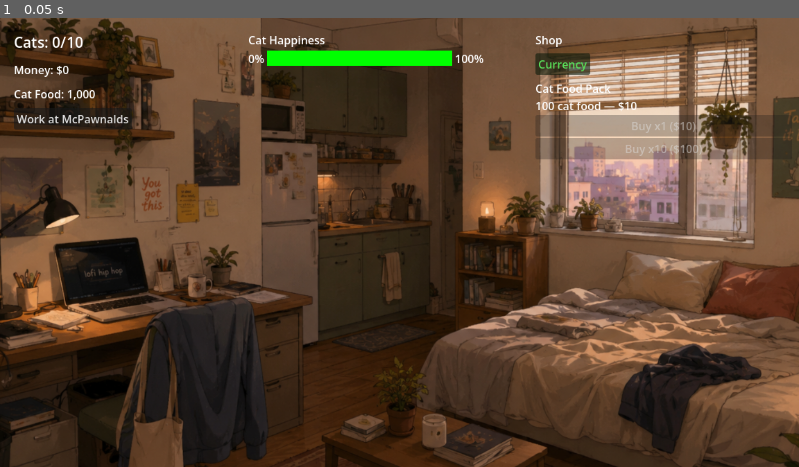
Above: before the commit, frame 1.
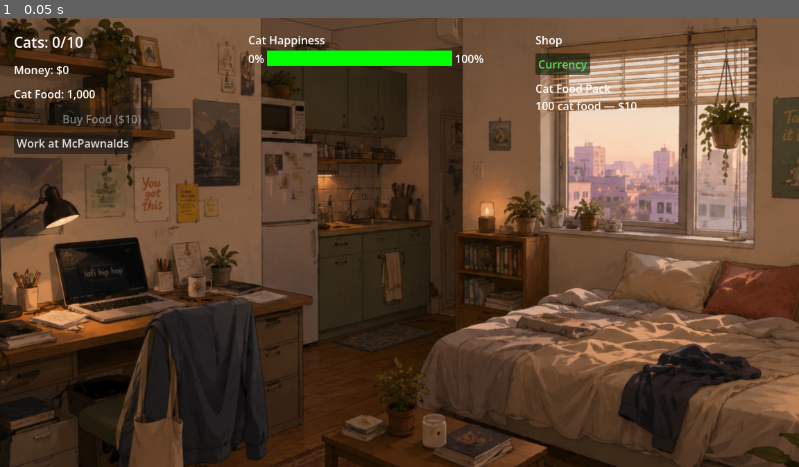
Above: after the commit, the same moment.

Repository: jaggasaurus-rex/cat-idler
Game: Godot game, scene res://scenes/Main.tscn
Two runs of this game, one before a commit and one after it. Both use one fixed random seed, a clock stepped at 60 frames per second and the inputs below.
Inputs:
- Up to frame 1 (0.05 s): no input

The runs differ from the first frame. In frame 1, 3.3% of the frame differs, in the area x 1-100%, y 20-32%.

Commit message:
Move cat food and token buy buttons to HUD; remove x10 shop buttons
Buy Food ($10) and Buy Tokens ($20) are now inline with their HUD
labels rather than inside the Currency shop tab. The x10 buttons are
removed entirely. After the matching automation upgrade is purchased,
each button's label gains an ∞ suffix via a one-way latch in _process().

Co-Authored-By: Claude Sonnet 4.6 <noreply@anthropic.com>

Diff:
--- a/scenes/Main.gd
+++ b/scenes/Main.gd
@@ -26,12 +26,10 @@
 @onready var upgrades_tab_content: VBoxContainer = $ShopPanel/UpgradesTabContent
 @onready var home_tab_content: VBoxContainer = $ShopPanel/HomeTabContent
 @onready var cat_food_label: Label = $CatFoodLabel
-@onready var buy_cat_food_x1_button: Button = $ShopPanel/CurrencyTabContent/CatFoodItem/BuyCatFoodX1Button
-@onready var buy_cat_food_x10_button: Button = $ShopPanel/CurrencyTabContent/CatFoodItem/BuyCatFoodX10Button
+@onready var buy_cat_food_button: Button = $BuyCatFoodButton
 @onready var tokens_label: Label = $TokensLabel
+@onready var buy_tokens_button: Button = $BuyTokensButton
 @onready var token_pack_item: VBoxContainer = $ShopPanel/CurrencyTabContent/TokenPackItem
-@onready var buy_token_x1_button: Button = $ShopPanel/CurrencyTabContent/TokenPackItem/BuyTokenX1Button
-@onready var buy_token_x10_button: Button = $ShopPanel/CurrencyTabContent/TokenPackItem/BuyTokenX10Button
 @onready var bot_manager_item: VBoxContainer = $ShopPanel/UpgradesTabContent/BotManagerItem
 @onready var bot_manager_desc_label: Label = $ShopPanel/UpgradesTabContent/BotManagerItem/BotManagerDescLabel
 @onready var buy_bot_manager_button: Button = $ShopPanel/UpgradesTabContent/BotManagerItem/BuyBotManagerButton
@@ -75,6 +73,8 @@
 var _cat_crusher_popup_shown: bool = false
 var _happiness_fill_style: StyleBoxFlat
 var _active_tab: Tab = Tab.CURRENCY
+var _cat_food_button_auto_set: bool = false
+var _tokens_button_auto_set: bool = false
 
 
 func _ready() -> void:
@@ -133,17 +133,22 @@
 		get_tree().paused = true
 
 	cat_food_label.text = "Cat Food: " + Util.format_number(GameState.cat_food)
-	buy_cat_food_x1_button.disabled = GameState.money < Config.cat_food_pack_cost
-	buy_cat_food_x10_button.disabled = GameState.money < Config.cat_food_pack_cost
-
-	# One-way latch — tokens label and token shop item appear on first bot purchase
+	buy_cat_food_button.disabled = GameState.money < Config.cat_food_pack_cost
+	if GameState.auto_feeder_purchased and not _cat_food_button_auto_set:
+		_cat_food_button_auto_set = true
+		buy_cat_food_button.text = "Buy Food ($10) ∞"
+
+	# One-way latch — tokens label, buy button, and token shop item appear on first bot purchase
 	if GameState.tokens_shop_unlocked and not tokens_label.visible:
 		tokens_label.visible = true
+		buy_tokens_button.visible = true
 		token_pack_item.visible = true
 
 	tokens_label.text = "Tokens: " + Util.format_number(GameState.tokens)
-	buy_token_x1_button.disabled = GameState.money < Config.token_pack_cost
-	buy_token_x10_button.disabled = GameState.money < Config.token_pack_cost
+	buy_tokens_button.disabled = GameState.money < Config.token_pack_cost
+	if GameState.bot_manager_purchased and not _tokens_button_auto_set:
+		_tokens_button_auto_set = true
+		buy_tokens_button.text = "Buy Tokens ($20) ∞"
 
 	# One-way latch — Upgrades tab reveals when either of its items unlocks
 	if (GameState.bot_manager_unlocked or GameState.auto_feeder_unlocked) and not upgrades_tab_button.visible:
@@ -282,16 +287,8 @@
 	GameState.buy_cat_food_pack(1)
 
 
-func _on_buy_cat_food_x10_button_pressed() -> void:
-	GameState.buy_cat_food_pack(10)
-
-
 func _on_buy_token_x1_button_pressed() -> void:
 	GameState.buy_tokens(1)
-
-
-func _on_buy_token_x10_button_pressed() -> void:
-	GameState.buy_tokens(10)
 
 
 func _on_starvation_popup_ok_pressed() -> void:
@@ -442,8 +439,8 @@
 	var vp_rect: Rect2 = get_viewport_rect()
 	var ui_nodes: Array[Control] = [
 		shop_panel, happiness_bar_container, money_label, cats_label,
-		cat_food_label, earn_money_button, purchase_cat_button,
-		only_paws_button, manager_bot_button, bots_rate_label, tokens_label,
+		cat_food_label, buy_cat_food_button, earn_money_button, purchase_cat_button,
+		only_paws_button, manager_bot_button, bots_rate_label, tokens_label, buy_tokens_button,
 	]
 	var ui_rects: Array[Rect2] = []
 	for node: Control in ui_nodes:
--- a/scenes/Main.tscn
+++ b/scenes/Main.tscn
@@ -48,39 +48,47 @@
 offset_bottom = 128.0
 text = "Cat Food: 1000"
 
+[node name="BuyCatFoodButton" type="Button" parent="." unique_id=400000007]
+layout_mode = 0
+offset_left = 20.0
+offset_top = 130.0
+offset_right = 275.0
+offset_bottom = 160.0
+text = "Buy Food ($10)"
+
 [node name="EarnMoneyButton" type="Button" parent="." unique_id=1094360717]
 layout_mode = 0
 offset_left = 20.0
-offset_top = 130.0
+offset_top = 165.0
 offset_right = 185.0
-offset_bottom = 160.0
+offset_bottom = 195.0
 text = "Work at McPawnalds"
 
 [node name="PurchaseCatButton" type="Button" parent="." unique_id=375900732]
 visible = false
 layout_mode = 0
 offset_left = 20.0
-offset_top = 170.0
+offset_top = 205.0
 offset_right = 275.0
-offset_bottom = 200.0
+offset_bottom = 235.0
 text = "Purchase Cat ($5)"
 
 [node name="OnlyPawsButton" type="Button" parent="." unique_id=519044290]
 visible = false
 layout_mode = 0
 offset_left = 20.0
-offset_top = 210.0
+offset_top = 245.0
 offset_right = 275.0
-offset_bottom = 240.0
+offset_bottom = 275.0
 text = "Sell pics on OnlyPaws"
 
 [node name="OnlyPawsIncomeLabel" type="Label" parent="." unique_id=1013931731]
 visible = false
 layout_mode = 0
 offset_left = 20.0
-offset_top = 245.0
+offset_top = 280.0
 offset_right = 350.0
-offset_bottom = 270.0
+offset_bottom = 305.0
 text = "OnlyPaws: $0/sec"
 
 [node name="OnlyPawsInfoPanel" type="PanelContainer" parent="." unique_id=820538870]
@@ -102,28 +110,37 @@
 visible = false
 layout_mode = 0
 offset_left = 20.0
-offset_top = 280.0
+offset_top = 315.0
 offset_right = 360.0
-offset_bottom = 310.0
+offset_bottom = 345.0
 text = "OnlyPaws Manager-Bot ($50.00)"
 
 [node name="BotsRateLabel" type="Label" parent="." unique_id=982341620]
 visible = false
 layout_mode = 0
 offset_left = 20.0
-offset_top = 315.0
+offset_top = 350.0
 offset_right = 400.0
-offset_bottom = 340.0
+offset_bottom = 375.0
 text = "Bots: 0 | Rate: $0.00/sec"
 
 [node name="TokensLabel" type="Label" parent="." unique_id=400000010]
 visible = false
 layout_mode = 0
 offset_left = 20.0
-offset_top = 350.0
-offset_right = 300.0
-offset_bottom = 375.0
+offset_top = 385.0
+offset_right = 300.0
+offset_bottom = 410.0
 text = "Tokens: 0"
+
+[node name="BuyTokensButton" type="Button" parent="." unique_id=400000016]
+visible = false
+layout_mode = 0
+offset_left = 20.0
+offset_top = 415.0
+offset_right = 275.0
+offset_bottom = 445.0
+text = "Buy Tokens ($20)"
 
 [node name="HappinessBarContainer" type="VBoxContainer" parent="." unique_id=400000050]
 layout_mode = 0
@@ -216,13 +233,6 @@
 text = "100 cat food — $10"
 autowrap_mode = 3
 
-[node name="BuyCatFoodX1Button" type="Button" parent="ShopPanel/CurrencyTabContent/CatFoodItem" unique_id=400000005]
-layout_mode = 2
-text = "Buy x1 ($10)"
-
-[node name="BuyCatFoodX10Button" type="Button" parent="ShopPanel/CurrencyTabContent/CatFoodItem" unique_id=400000006]
-layout_mode = 2
-text = "Buy x10 ($100)"
 
 [node name="TokenPackItem" type="VBoxContainer" parent="ShopPanel/CurrencyTabContent" unique_id=400000011]
 visible = false
@@ -238,13 +248,6 @@
 text = "100 tokens — $20"
 autowrap_mode = 3
 
-[node name="BuyTokenX1Button" type="Button" parent="ShopPanel/CurrencyTabContent/TokenPackItem" unique_id=400000014]
-layout_mode = 2
-text = "Buy x1 ($20)"
-
-[node name="BuyTokenX10Button" type="Button" parent="ShopPanel/CurrencyTabContent/TokenPackItem" unique_id=400000015]
-layout_mode = 2
-text = "Buy x10 ($200)"
 
 [node name="UpgradesTabContent" type="VBoxContainer" parent="ShopPanel" unique_id=400000091]
 visible = false
@@ -849,10 +852,8 @@
 [connection signal="pressed" from="ShopPanel/TabBar/CurrencyTabButton" to="." method="_on_currency_tab_button_pressed"]
 [connection signal="pressed" from="ShopPanel/TabBar/UpgradesTabButton" to="." method="_on_upgrades_tab_button_pressed"]
 [connection signal="pressed" from="ShopPanel/TabBar/HomeTabButton" to="." method="_on_home_tab_button_pressed"]
-[connection signal="pressed" from="ShopPanel/CurrencyTabContent/CatFoodItem/BuyCatFoodX1Button" to="." method="_on_buy_cat_food_x1_button_pressed"]
-[connection signal="pressed" from="ShopPanel/CurrencyTabContent/CatFoodItem/BuyCatFoodX10Button" to="." method="_on_buy_cat_food_x10_button_pressed"]
-[connection signal="pressed" from="ShopPanel/CurrencyTabContent/TokenPackItem/BuyTokenX1Button" to="." method="_on_buy_token_x1_button_pressed"]
-[connection signal="pressed" from="ShopPanel/CurrencyTabContent/TokenPackItem/BuyTokenX10Button" to="." method="_on_buy_token_x10_button_pressed"]
+[connection signal="pressed" from="BuyCatFoodButton" to="." method="_on_buy_cat_food_x1_button_pressed"]
+[connection signal="pressed" from="BuyTokensButton" to="." method="_on_buy_token_x1_button_pressed"]
 [connection signal="pressed" from="ShopPanel/UpgradesTabContent/BotManagerItem/BuyBotManagerButton" to="." method="_on_buy_bot_manager_button_pressed"]
 [connection signal="pressed" from="ShopPanel/UpgradesTabContent/AutoFeederItem/BuyAutoFeederButton" to="." method="_on_buy_auto_feeder_button_pressed"]
 [connection signal="pressed" from="ShopPanel/HomeTabContent/NextHousingItem/BuyHousingButton" to="." method="_on_buy_housing_button_pressed"]
Not shown, changed: CONTEXT.md
